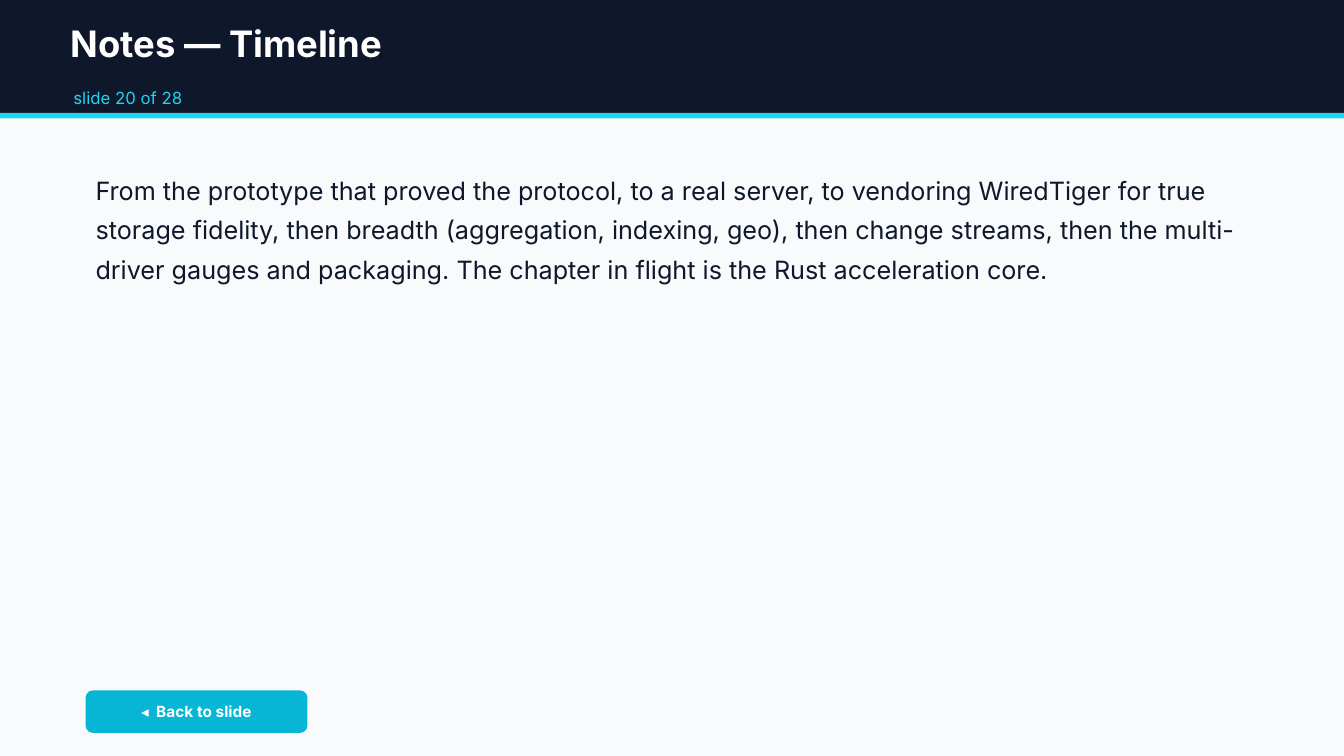
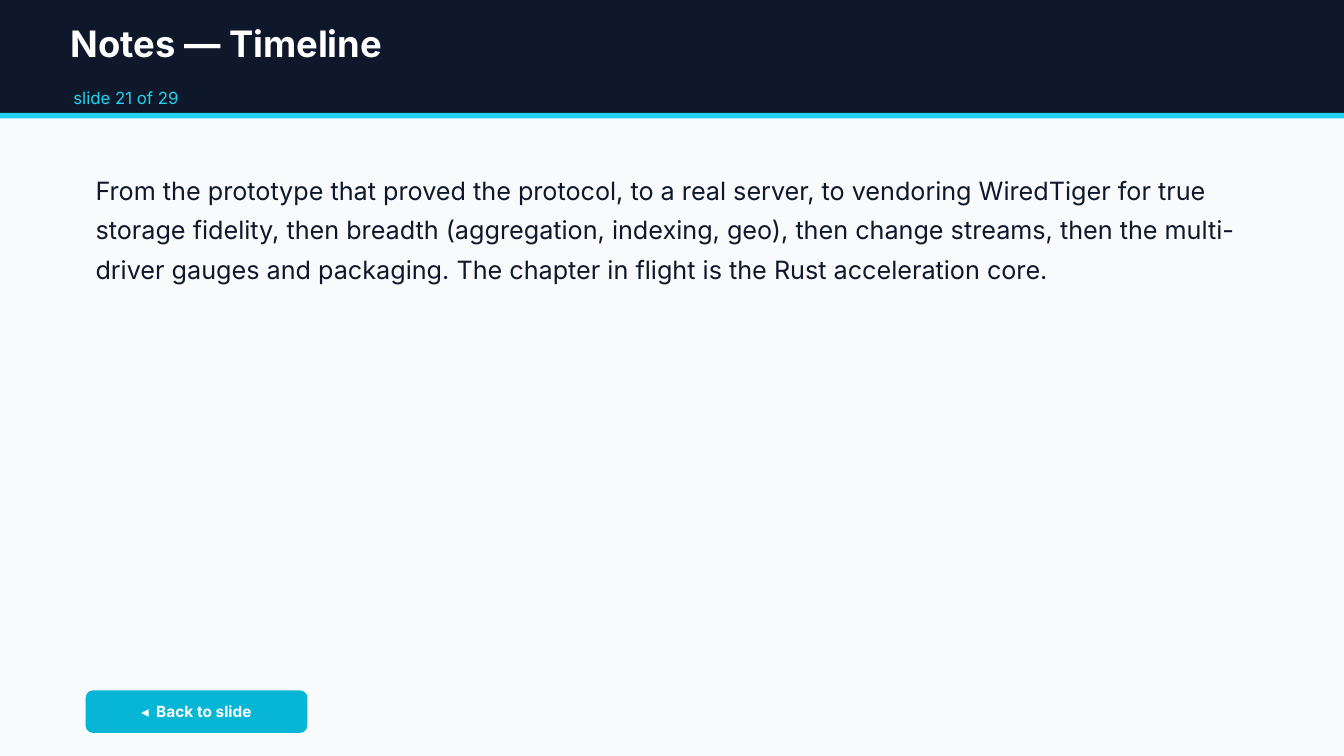
Before and after one commit to jdrumgoole/SecantusDB, a slide deck: slide 51 of docs/presentations/SecantusDB-overview.pptx (slide 49 before the commit). Drawn at 1344x756 pixels with LibreOffice and Linux fonts; fonts in the diff are those of the drawing. Boxes give left, top, right and bottom in pixels: in the first picture for what was removed or moved away, otherwise in the second. Text is boxed around its words. In the diff, an @@ line names an element or a change of style, - is before the commit and + after.

```diff
--- a/docs/presentations/SecantusDB-overview.pptx
+++ b/docs/presentations/SecantusDB-overview.pptx
@@ text at [73, 91, 179, 104]: text changed @@
-slide 20 of 28
+slide 21 of 29
```
Also in this commit, not shown: 30 other slides changed, 2 slides added, 1 other file.
